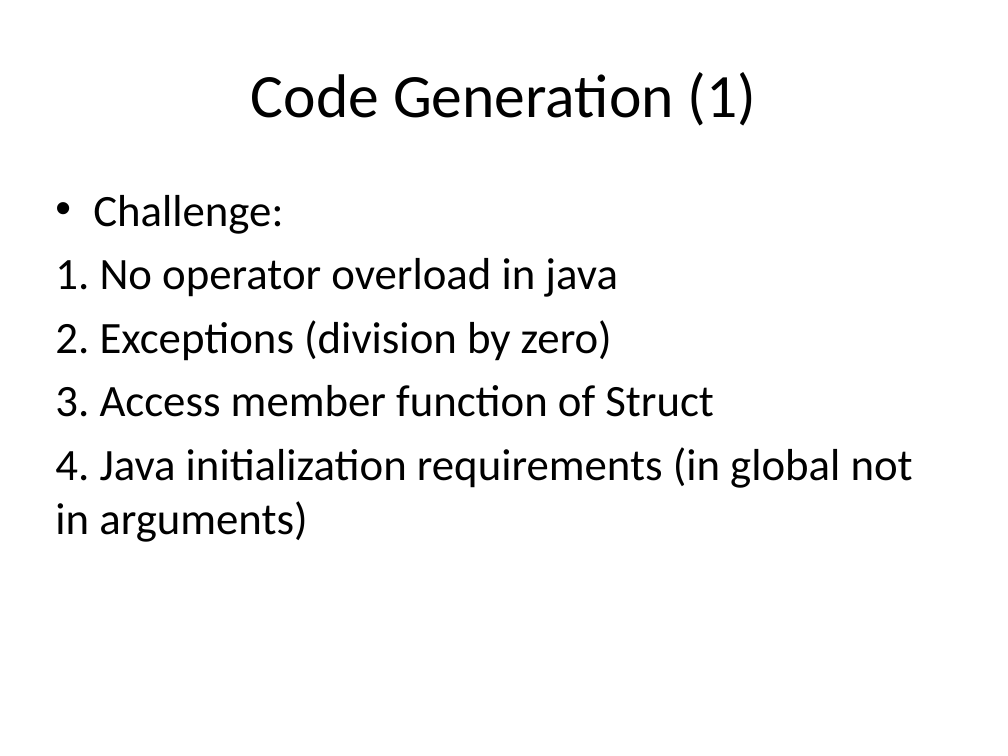
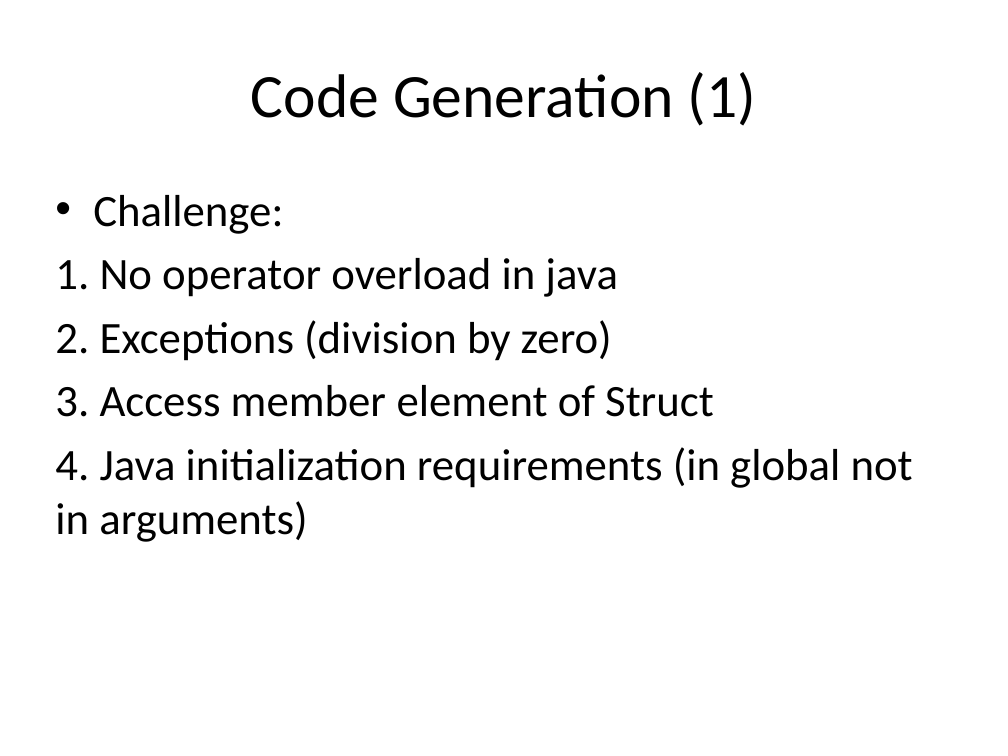
Before and after one commit to liufei11111/w4115PLT, a slide deck: slide 16 of src/project/demo/PLTFinalPresentation.pptx. Drawn at 1008x756 pixels with LibreOffice and Linux fonts; fonts in the diff are those of the drawing. Boxes give left, top, right and bottom in pixels: in the first picture for what was removed or moved away, otherwise in the second. Text is boxed around its words. In the diff, an @@ line names an element or a change of style, - is before the commit and + after.

```diff
--- a/src/project/demo/PLTFinalPresentation.pptx
+++ b/src/project/demo/PLTFinalPresentation.pptx
@@ text at [55,385,714,417]: text changed @@
-3. Access member function of Struct
+3. Access member element of Struct
```
Also in this commit, not shown: 1 other slide changed, 1 slide added, 1 slide removed, 2 other files.
